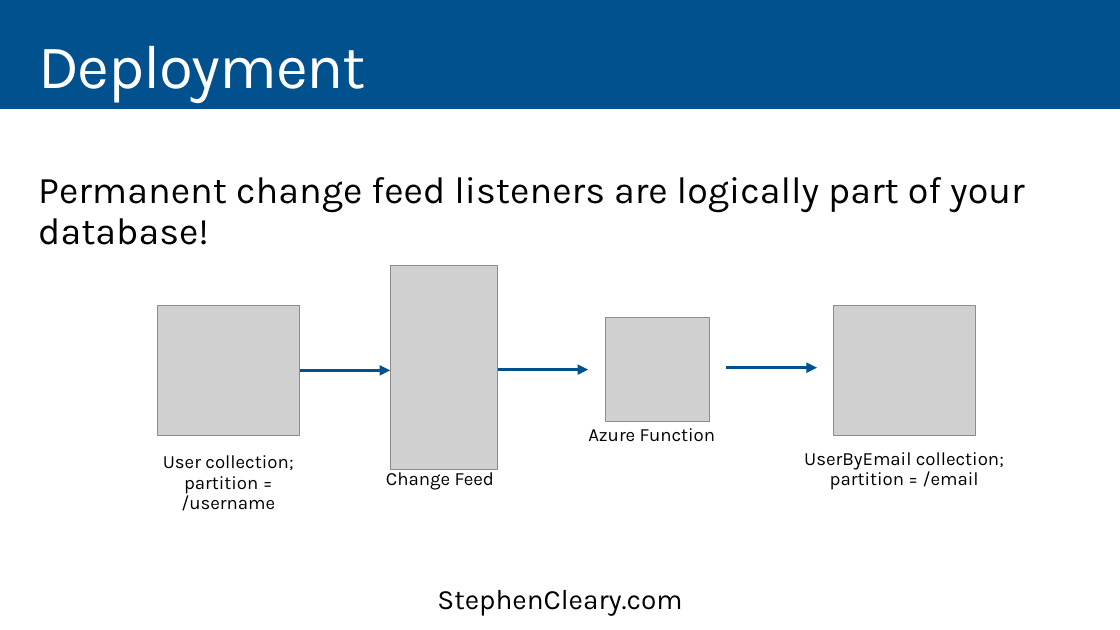
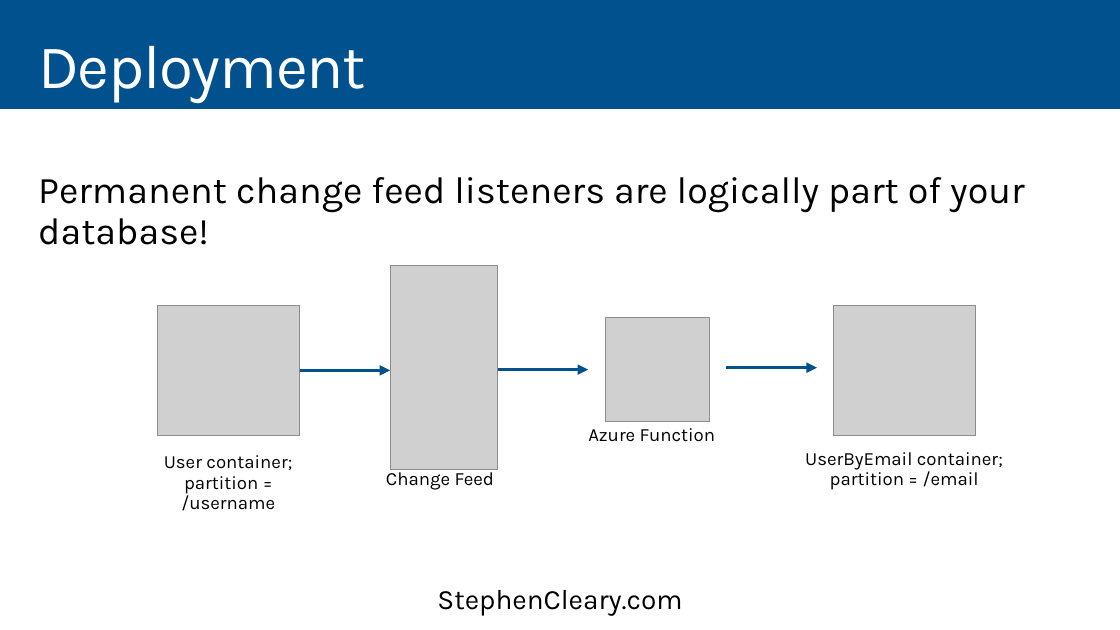
Before and after one commit to StephenCleary/Presentations, a slide deck: slide 66 of CosmosDB/CosmosDB - 16.9.pptx. Drawn at 1120x630 pixels with LibreOffice and Linux fonts; fonts in the diff are those of the drawing; grey boxes stand for pictures. Boxes give left, top, right and bottom in pixels: in the first picture for what was removed or moved away, otherwise in the second. Text is boxed around its words. In the diff, an @@ line names an element or a change of style, - is before the commit and + after.

```diff
--- a/CosmosDB/CosmosDB - 16.9.pptx
+++ b/CosmosDB/CosmosDB - 16.9.pptx
@@ text at [164,455,292,511]: text changed @@
-User collection;
-partition = /username
+User container;
+partition = /username
@@ text at [805,452,1003,490]: text changed @@
-UserByEmail collection;
-partition = /email
+UserByEmail container;
+partition = /email
```
Also in this commit, not shown: 15 other slides changed, 4 other files.
